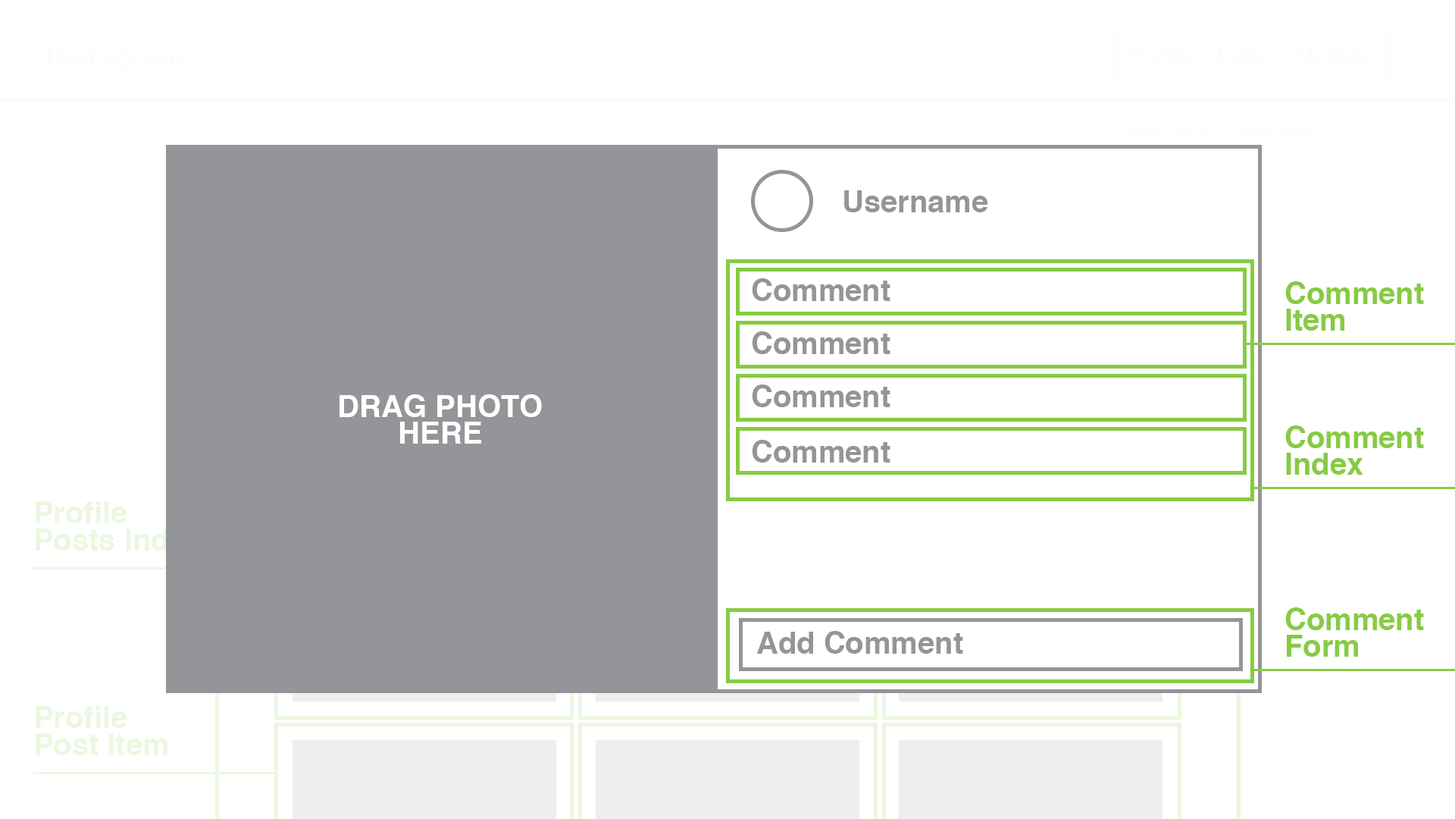
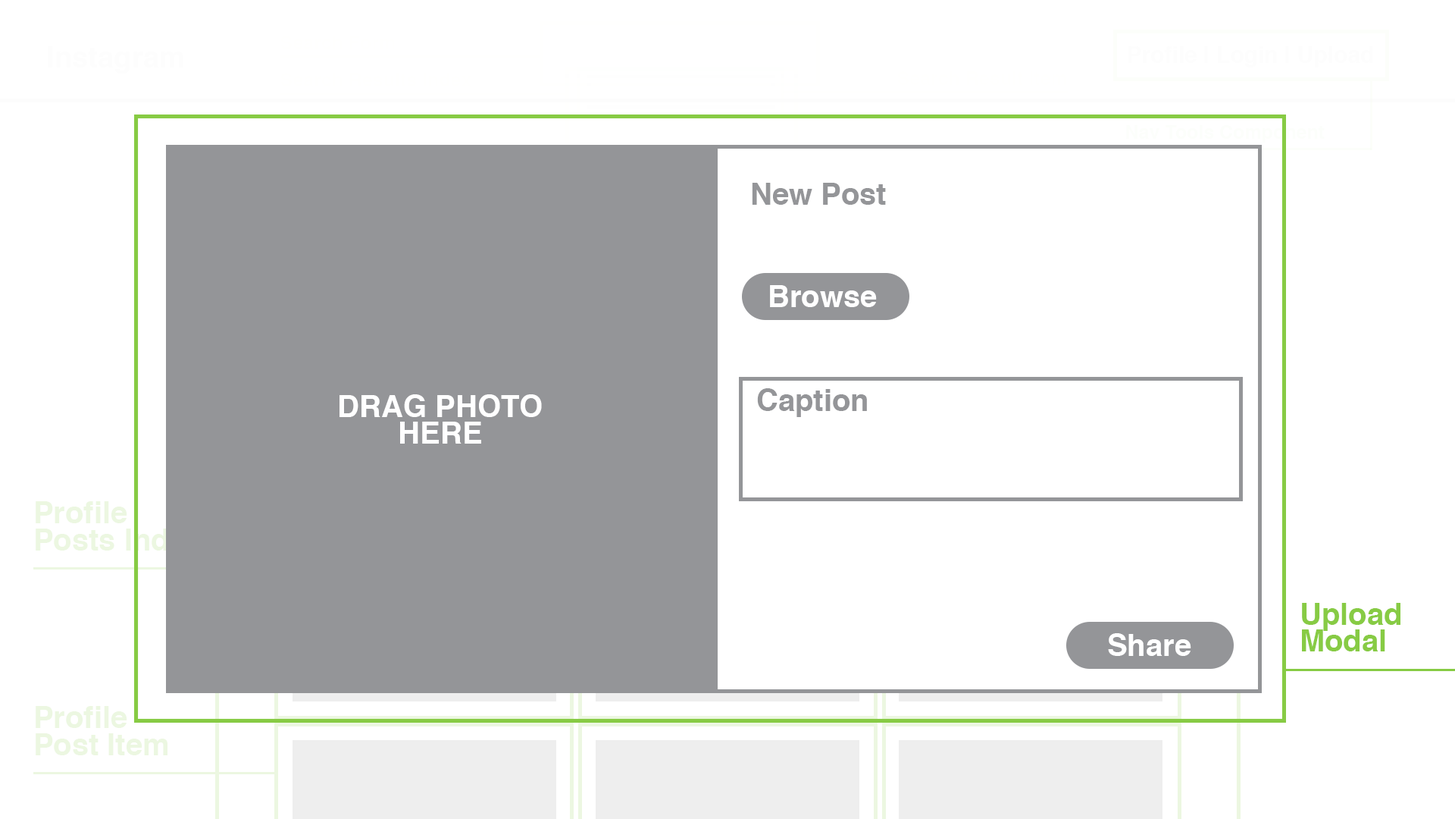
Before/after of a 1455 × 819 layered artwork. What changed in the layer stack:
removed layer "avatar" from group "Profile Show Image" over <box>751,169,814,232</box>
removed layer "Comment Component" (1st of 5, in "Profile Show Image") from group "Profile Show Image" over <box>736,426,1247,475</box>
removed layer "Comment Component" (2nd of 5, in "Profile Show Image") from group "Profile Show Image" over <box>736,373,1247,422</box>
removed layer "Comment Component" (3rd of 5, in "Profile Show Image") from group "Profile Show Image" over <box>736,320,1247,369</box>
painted on "Comment Component" (in "Profile Show Image") over <box>134,114,1287,723</box>
renamed "Username" to "New Post", moved it above "Share", painted on it over <box>751,182,989,213</box>
removed layer "Comment copy 3" from group "Profile Show Image" over <box>751,439,891,463</box>
removed layer "Comment copy 2" from group "Profile Show Image" over <box>751,384,891,408</box>
removed layer "Comment copy" from group "Profile Show Image" over <box>751,331,891,354</box>
added layer "Share" in group "Profile Show Image" over <box>1108,632,1192,656</box>
renamed "CommentForm" to "Browse Button copy", painted on it over <box>726,607,1255,683</box>
renamed "Comment" to "Browse", painted on it over <box>751,278,891,307</box>
renamed "Comment Component" to "Browse Button", moved it above "Caption", painted on it over <box>736,267,1247,320</box>
renamed "Add Comment" to "Caption", painted on it over <box>757,388,964,654</box>
removed layer "Comment Item" from group "Profile Show Image" over <box>1285,281,1425,331</box>
removed layer "Comment Index" from group "Profile Show Image" over <box>1285,425,1425,475</box>
renamed "Comment Form" to "Upload Modal", painted on it over <box>1285,602,1425,657</box>
renamed "Layer 2" to "Caption Textarea", painted on it over <box>739,376,1244,671</box>
…and 3 more changes (1 moved_by, 2 removed)
